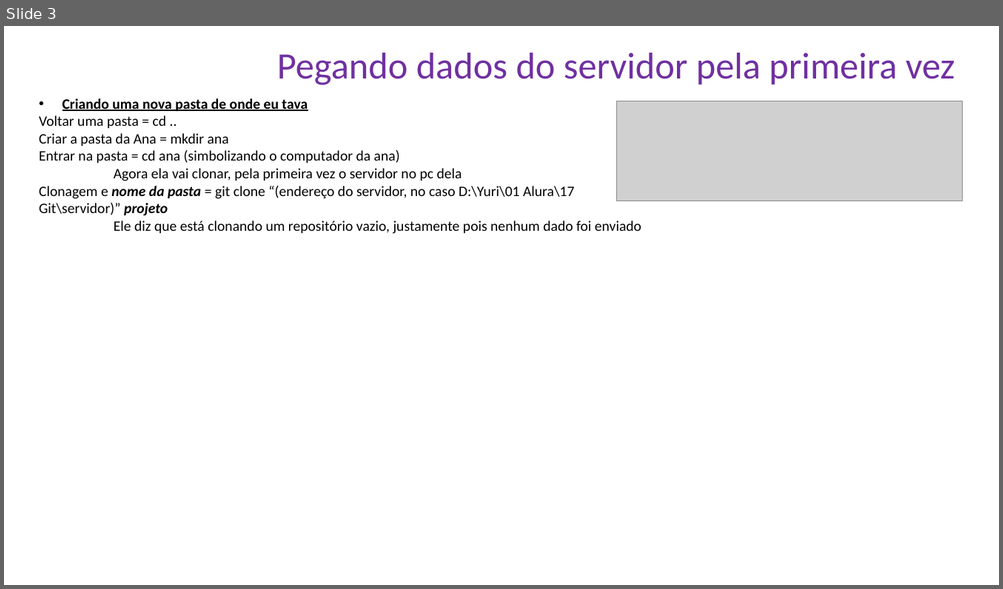
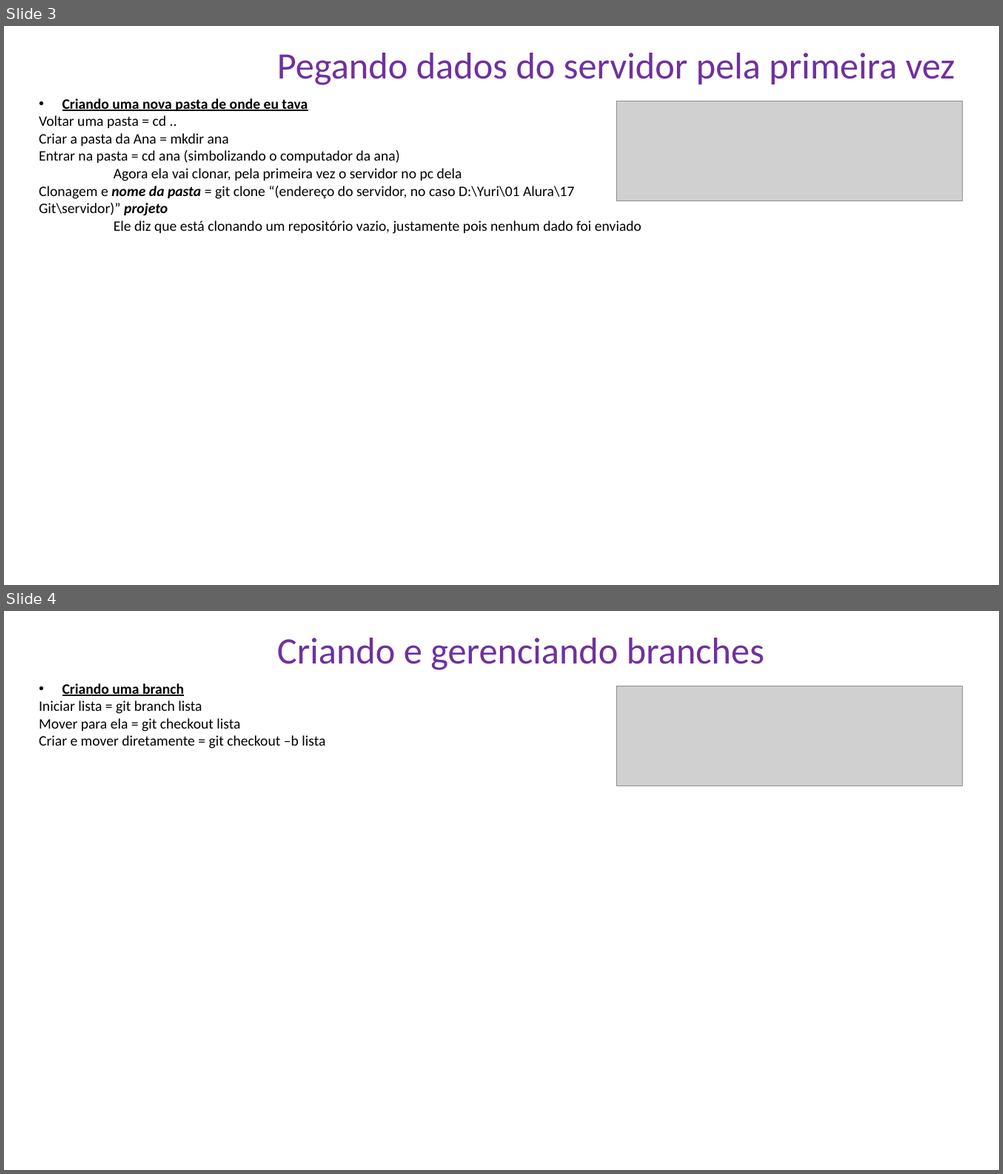
Before and after one commit to YuriCF1/TesteComGit, a slide deck: Atalhos img.pptx. Shown one above the other, each under a label of ours: slide 3 before the commit, slides 3 and 4 after it. The pictures are 1003x589 and 1003x1174 pixels, drawn with LibreOffice and Linux fonts; fonts in the diff are those of the drawing; grey boxes stand for pictures. Boxes give left, top, right and bottom in pixels: in the first picture for what was removed or moved away, otherwise in the second. Text is boxed around its words. In the diff, an @@ line names an element or a change of style, - is before the commit and + after.

```diff
--- a/Atalhos img.pptx
+++ b/Atalhos img.pptx
@@ slide 4 added at bbox=[4, 611, 999, 1170], background #FFFFFF @@
@@ text added at bbox=[277, 638, 764, 670], 36 pt, text #7030A0 @@
+Criando e gerenciando branches
@@ text added at bbox=[39, 684, 325, 749], 14 pt, text #000000 @@
+• Criando uma branch
+Iniciar lista = git branch lista
+Mover para ela = git checkout lista
+Criar e mover diretamente = git checkout –b lista
@@ picture added at bbox=[617, 686, 963, 786] @@
```
Also in this commit, not shown: 1 other file.
